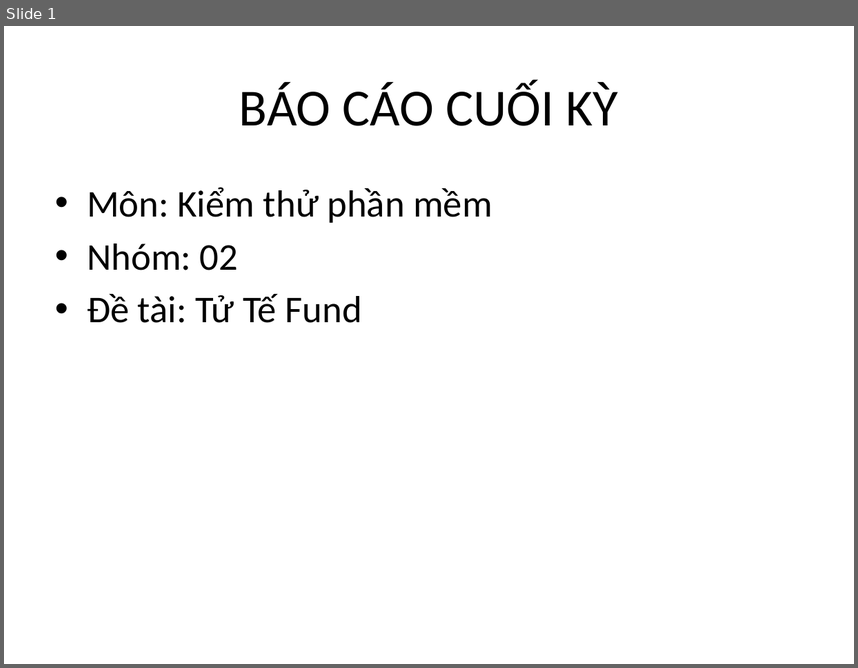
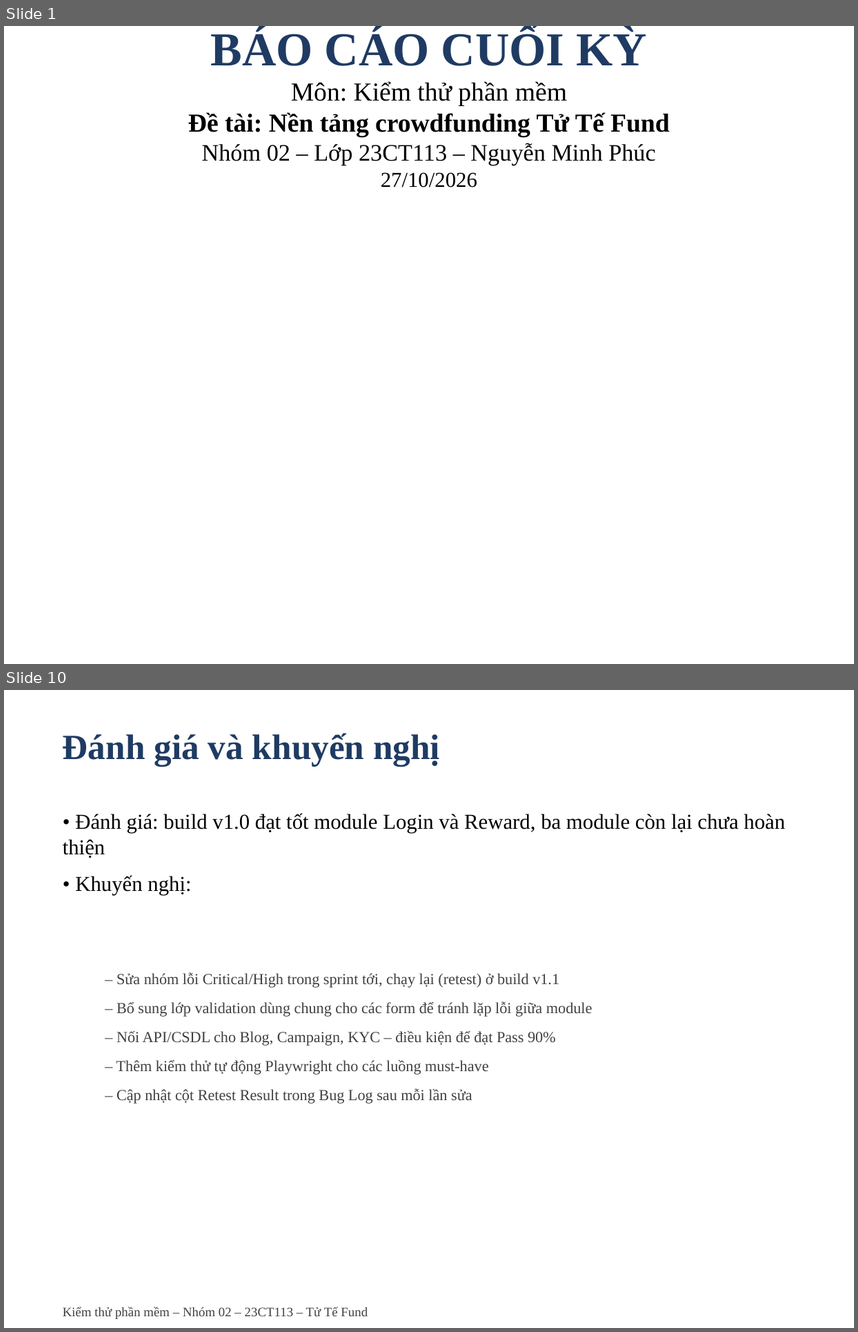
Before and after one commit to Escanor292/test, a slide deck: 23CT113_Nhom02_NenTangCrowdfunding(TuTeFund)/Word+ppt Báo Cáo/Ppt Báo cáo Nhóm 2 - 23CT113.pptx. Shown one above the other, each under a label of ours: slide 1 before the commit, slides 1 and 10 after it; the slides between them are not shown. The pictures are 858x668 and 858x1332 pixels, drawn with LibreOffice and Linux fonts; fonts in the diff are those of the drawing. Boxes give left, top, right and bottom in pixels: in the first picture for what was removed or moved away, otherwise in the second. Text is boxed around its words. In the diff, an @@ line names an element or a change of style, - is before the commit and + after.

```diff
--- a/23CT113_Nhom02_NenTangCrowdfunding(TuTeFund)/Word+ppt Báo Cáo/Ppt Báo cáo Nhóm 2 - 23CT113.pptx
+++ b/23CT113_Nhom02_NenTangCrowdfunding(TuTeFund)/Word+ppt Báo Cáo/Ppt Báo cáo Nhóm 2 - 23CT113.pptx
@@ slide 10 added at bbox=[4, 690, 854, 1328], background #FFFFFF @@
@@ text added at bbox=[63, 733, 440, 767], 30 pt, text #1F3B63, bold @@
+Đánh giá và khuyến nghị
@@ text added at bbox=[63, 813, 785, 895], 18 pt, text #000000 @@
+• Đánh giá: build v1.0 đạt tốt module Login và Reward, ba module còn lại chưa hoàn thiện
+• Khuyến nghị:
@@ text added at bbox=[116, 972, 593, 1103], 13 pt, text #404040 @@
+  – Sửa nhóm lỗi Critical/High trong sprint tới, chạy lại (retest) ở build v1.1
+  – Bổ sung lớp validation dùng chung cho các form để tránh lặp lỗi giữa module
+  – Nối API/CSDL cho Blog, Campaign, KYC – điều kiện để đạt Pass 90%
+  – Thêm kiểm thử tự động Playwright cho các luồng must-have
+  – Cập nhật cột Retest Result trong Bug Log sau mỗi lần sửa
@@ text added at bbox=[63, 1306, 368, 1319], 11 pt, text #404040 @@
+Kiểm thử phần mềm – Nhóm 02 – 23CT113 – Tử Tế Fund
@@ slide 1 changed as well @@
@@ title at bbox=[211, 28, 647, 66]: size 44 to 40 pt, font Calibri to Times New Roman, text colour #000000 to #1F3B63, bold on in "BÁO CÁO CUỐI KỲ" @@
@@ title at bbox=[188, 81, 670, 187]: paragraphs added @@
+Môn: Kiểm thử phần mềm
+Đề tài: Nền tảng crowdfunding Tử Tế Fund
+Nhóm 02 – Lớp 23CT113 – Nguyễn Minh Phúc
+27/10/2026
@@ text removed at bbox=[87, 187, 493, 323] @@
-• Môn: Kiểm thử phần mềm
-• Nhóm: 02
-• Đề tài: Tử Tế Fund
```
Also in this commit, not shown: 9 other slides added, 5 slides removed, 4 other files.
